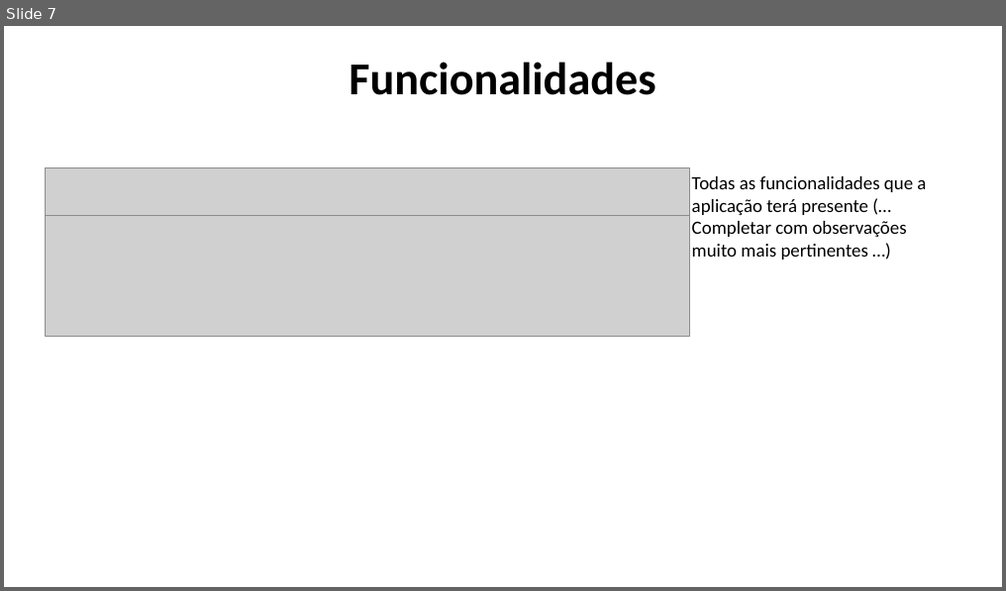
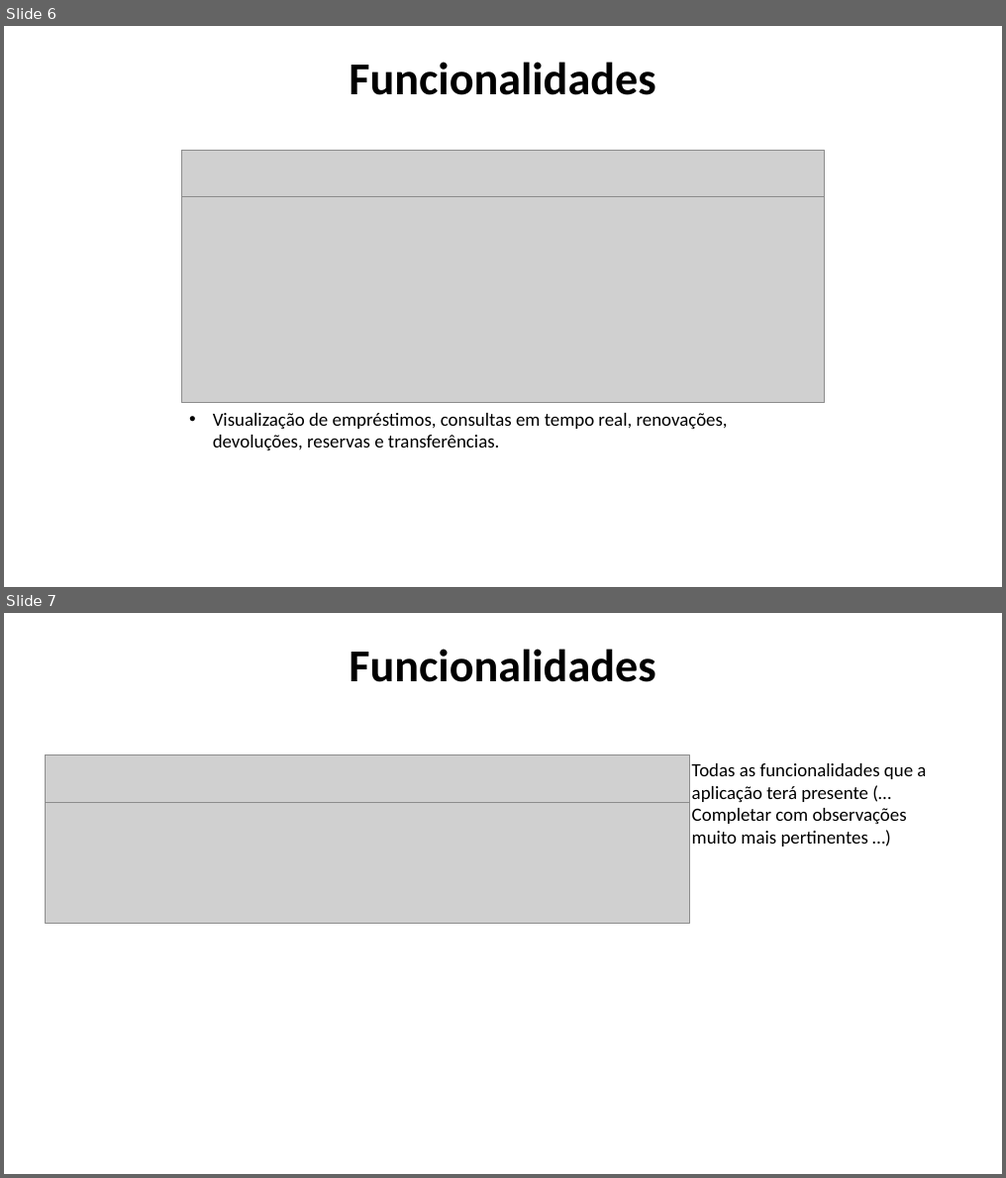
Before and after one commit to 2180622/IPL_PSI_ProjetoFinal_SARAMAGO, a slide deck: Documentacao/Especificacao_Sistema_Informacao/Apresentação AMSI/AndroidPowerPoint.pptx. Shown one above the other, each under a label of ours: slide 7 before the commit, slides 6 and 7 after it. The pictures are 1006x591 and 1006x1178 pixels, drawn with LibreOffice and Linux fonts; fonts in the diff are those of the drawing; grey boxes stand for pictures. Boxes give left, top, right and bottom in pixels: in the first picture for what was removed or moved away, otherwise in the second. Text is boxed around its words. In the diff, an @@ line names an element or a change of style, - is before the commit and + after.

```diff
--- a/Documentacao/Especificacao_Sistema_Informacao/Apresentação AMSI/AndroidPowerPoint.pptx
+++ b/Documentacao/Especificacao_Sistema_Informacao/Apresentação AMSI/AndroidPowerPoint.pptx
@@ slide 6 added at (4,26,1002,587), background #FFFFFF @@
@@ text added at (349,62,655,95), 44 pt, text #000000, bold @@
+Funcionalidades
@@ picture added at (182,151,825,198) @@
@@ picture added at (182,196,825,402) @@
@@ text added at (213,413,728,451), 18 pt, text #000000 @@
+• Visualização de empréstimos, consultas em tempo real, renovações, devoluções, reservas e transferências.
```
Also in this commit, not shown: 1 other slide added, 2 slides removed.
